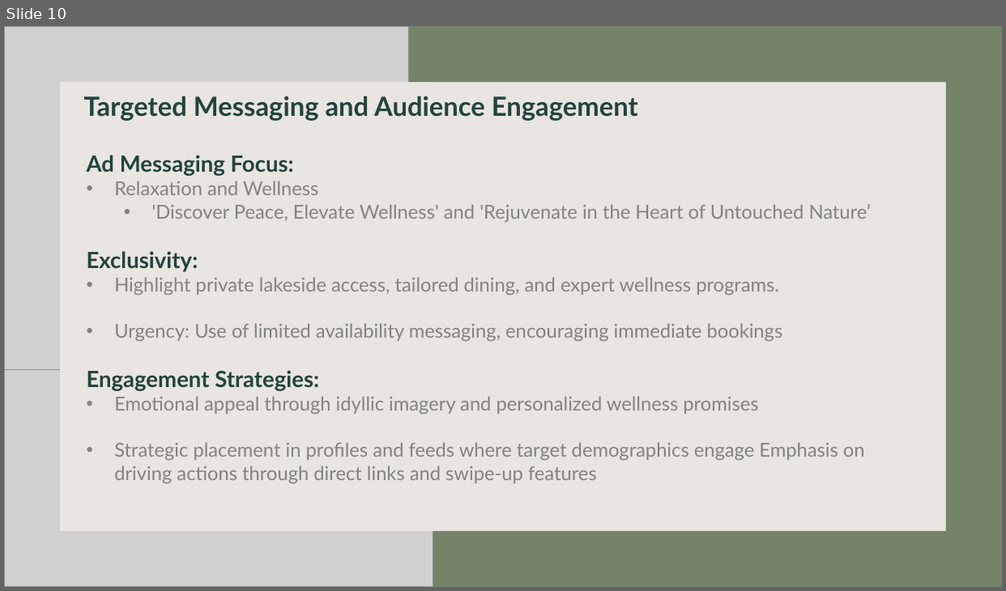
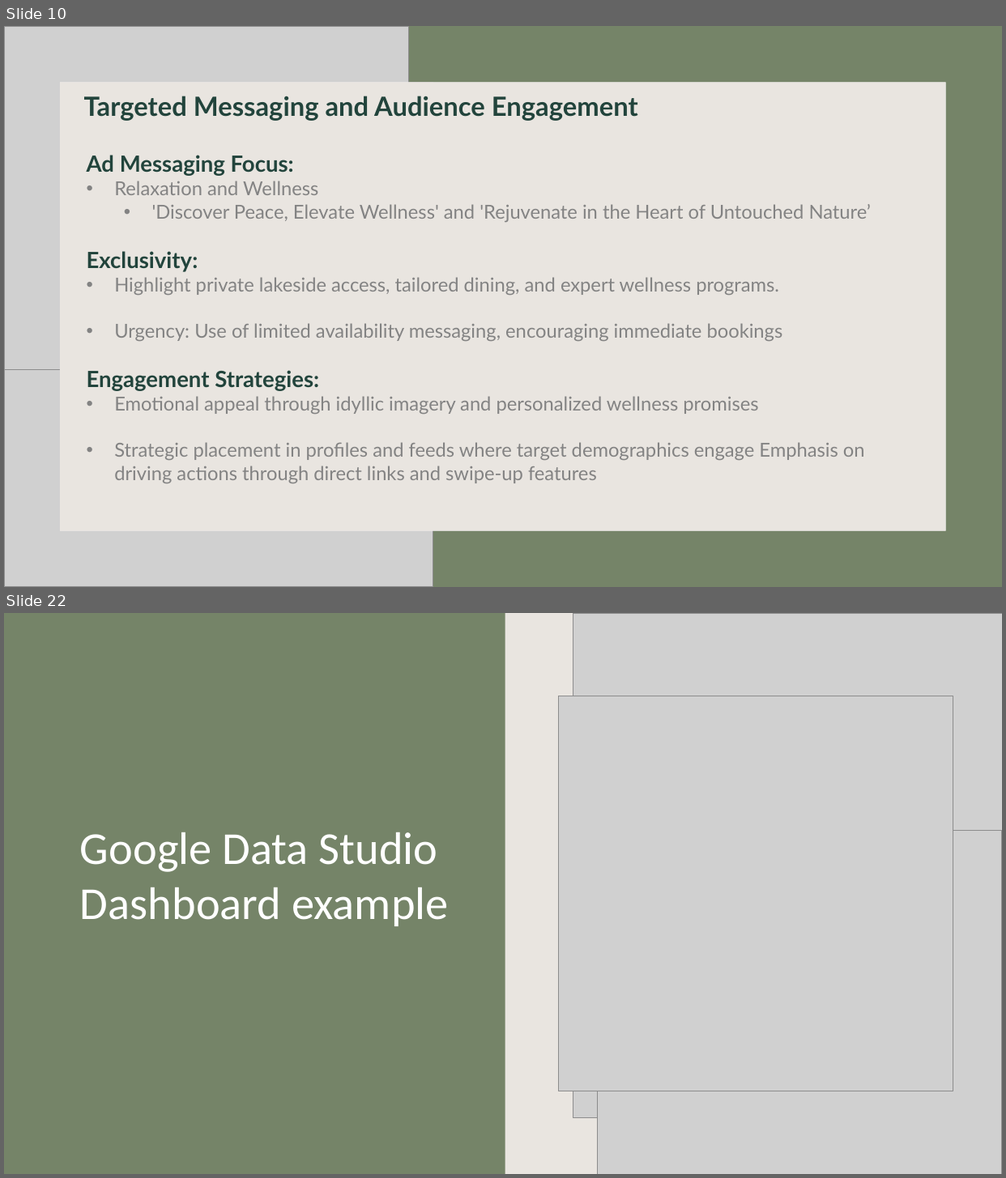
Before and after one commit to markusKoppensteiner1998/digitalMarketing, a slide deck: DIGMA_Presentation.pptx. Shown one above the other, each under a label of ours: slide 10 before the commit, slides 10 and 22 after it; the slides between them are not shown. The pictures are 1006x591 and 1006x1178 pixels, drawn with LibreOffice and Linux fonts; fonts in the diff are those of the drawing; grey boxes stand for pictures; background and template pictures are left out. Boxes give left, top, right and bottom in pixels: in the first picture for what was removed or moved away, otherwise in the second. Text is boxed around its words. In the diff, an @@ line names an element or a change of style, - is before the commit and + after.

```diff
--- a/DIGMA_Presentation.pptx
+++ b/DIGMA_Presentation.pptx
@@ slide 22 added at (x1=4, y1=613, x2=1002, y2=1174), background #FFFFFF @@
@@ rectangle added at (x1=4, y1=613, x2=1002, y2=1174), fill #FFFFFF @@
@@ rectangle added at (x1=4, y1=613, x2=505, y2=1174), fill #758468 @@
@@ rectangle added at (x1=6, y1=613, x2=1002, y2=1174), fill #E0DAD4 at 70% opacity @@
@@ picture added at (x1=573, y1=613, x2=1002, y2=1118) @@
@@ picture added at (x1=559, y1=696, x2=953, y2=1092) @@
@@ picture added at (x1=598, y1=831, x2=1002, y2=1174) @@
@@ text added at (x1=80, y1=833, x2=448, y2=926), 44 pt, text #FFFFFF @@
+Google Data Studio Dashboard example
```
Also in this commit, not shown: 13 other slides added, 1 other file.
